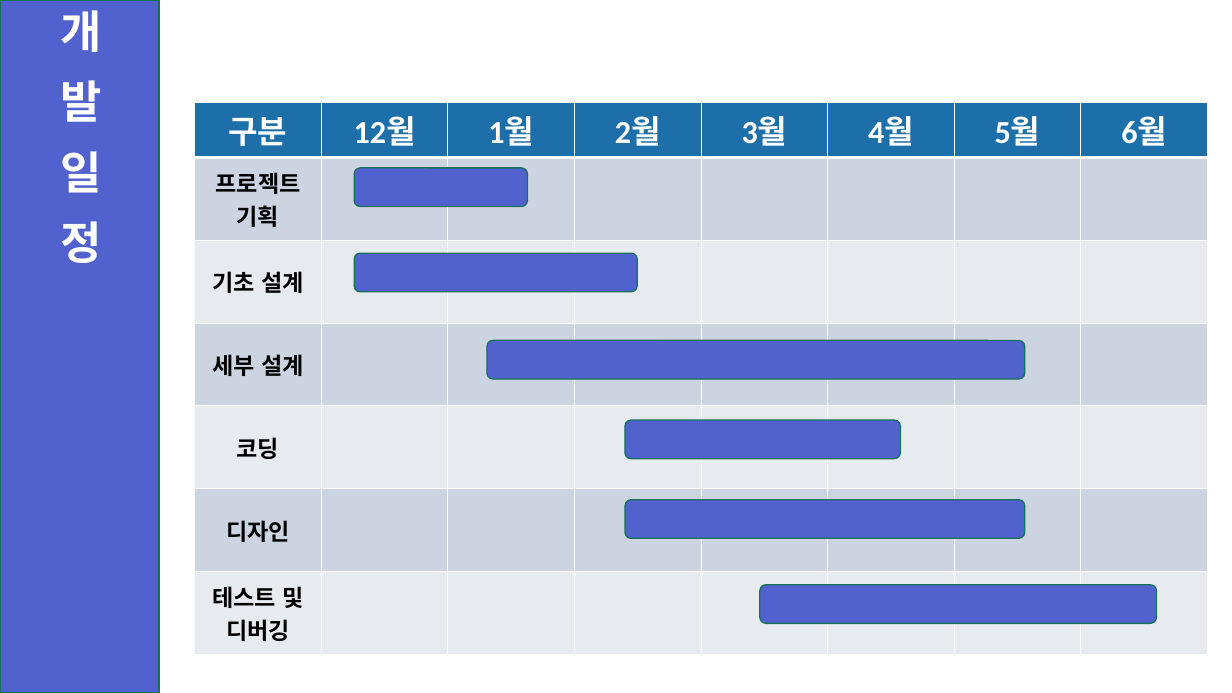
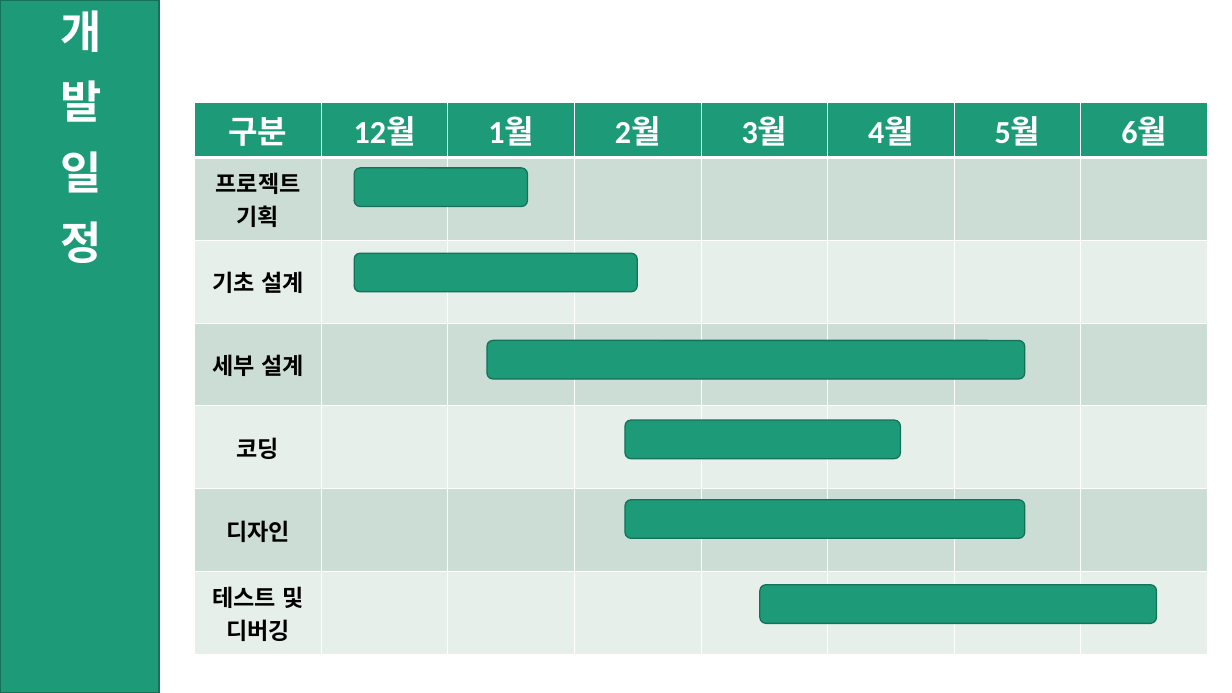
Before and after one commit to ShinHyeonSeong/Final, a slide deck: slide 7 of 기획 UI/A조 프로토타입 발표.pptx (slide 6 before the commit). Drawn at 1232x693 pixels with LibreOffice and Linux fonts; fonts in the diff are those of the drawing. Boxes give left, top, right and bottom in pixels: in the first picture for what was removed or moved away, otherwise in the second. Text is boxed around its words. In the diff, an @@ line names an element or a change of style, - is before the commit and + after.

```diff
--- a/기획 UI/A조 프로토타입 발표.pptx
+++ b/기획 UI/A조 프로토타입 발표.pptx
@@ table at (195,102,1208,646) @@
@@ fill #1D6FA9 to #1D9A78 in row 1 @@
@@ fill #CDD5E2 to #CDDED6 in 24 cells @@
@@ fill #E8EBF1 to #E8EFEC in 24 cells @@
@@ fill #5161CE to #1D9A78 in 7 elements at (0,0,159,693), (354,168,528,207), (354,253,637,292), (487,340,1025,379), (625,421,900,459), (625,500,1025,539), (760,585,1156,624) @@
```
Also in this commit, not shown: 11 other slides changed, 1 slide added.
